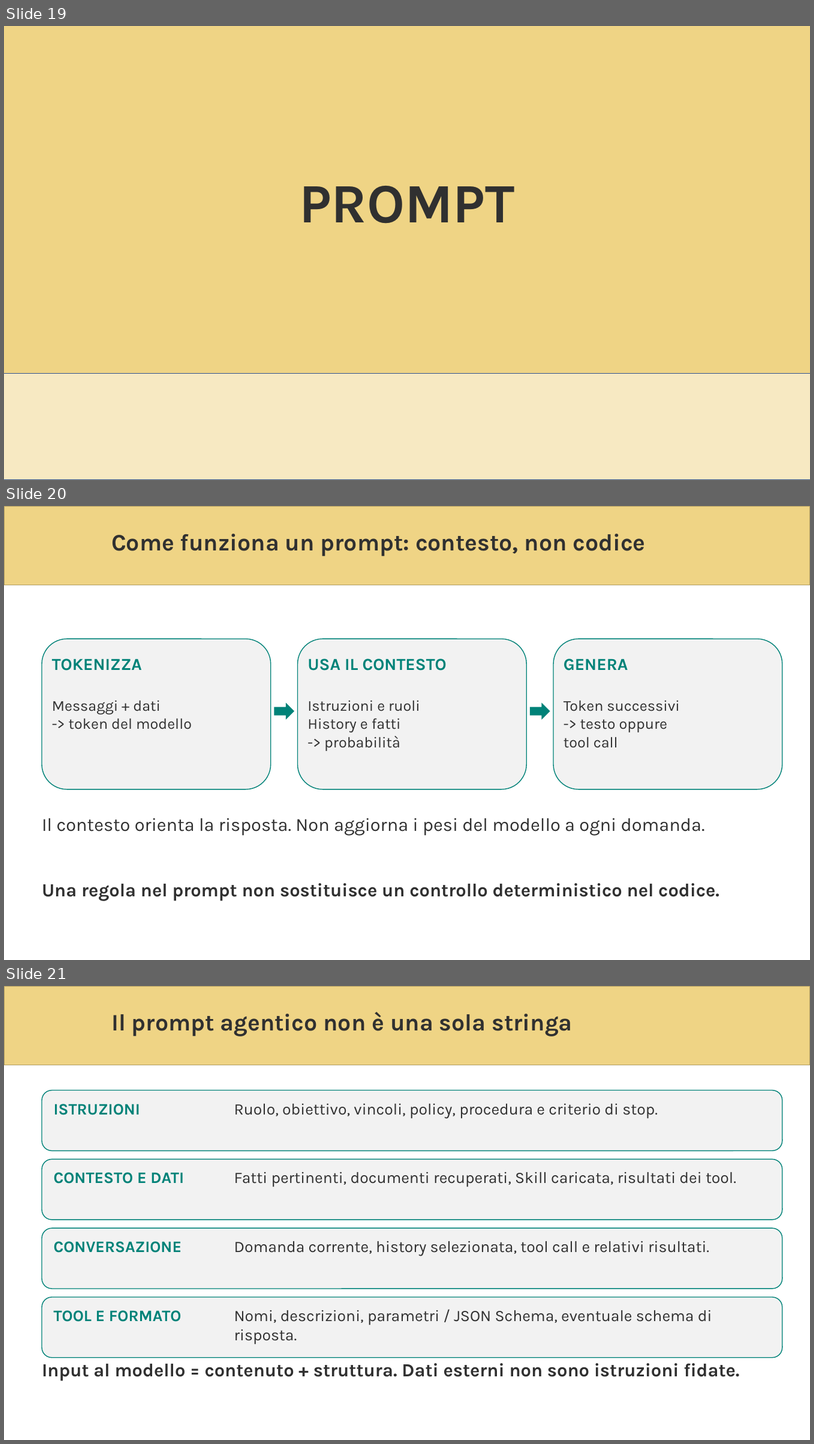
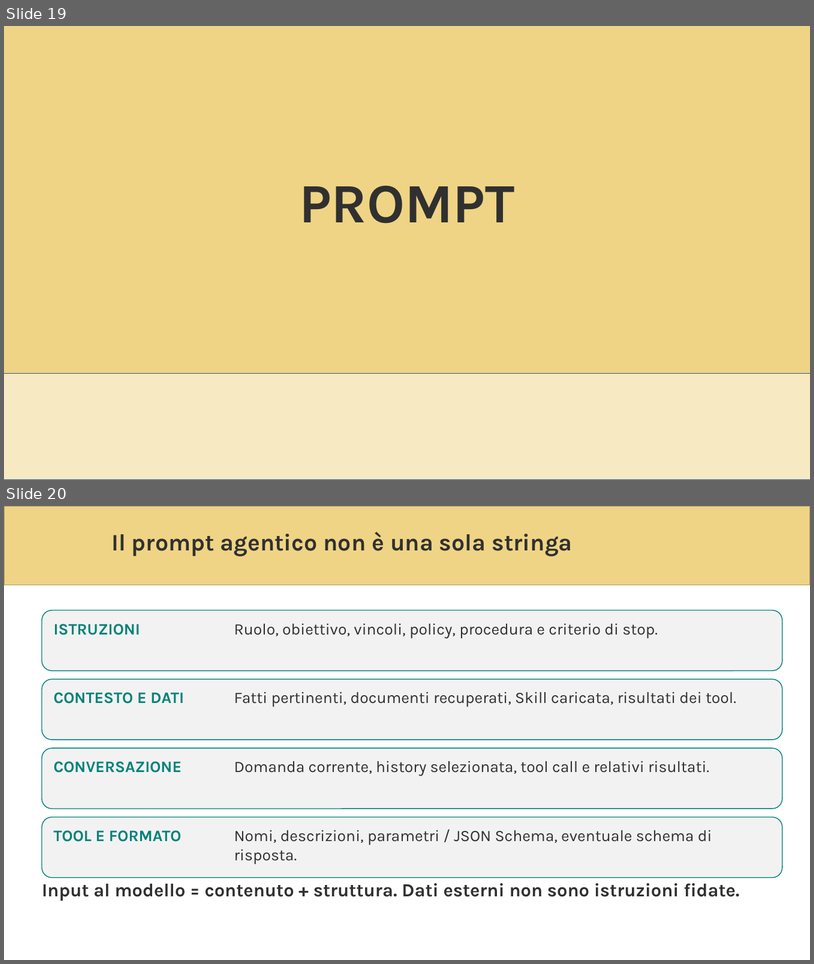
Before and after one commit to andreatosato/AzureDayTorino2026, a slide deck: presentazione/AIAzureDayTorino2026_1304496_Tosato.pptx. Shown one above the other, each under a label of ours: slides 19, 20 and 21 before the commit, slides 19 and 20 after it. The pictures are 814x1444 and 814x964 pixels, drawn with LibreOffice and Linux fonts; fonts in the diff are those of the drawing; background and template pictures are left out. Boxes give left, top, right and bottom in pixels: in the first picture for what was removed or moved away, otherwise in the second. Text is boxed around its words. In the diff, an @@ line names an element or a change of style, - is before the commit and + after.

```diff
--- a/presentazione/AIAzureDayTorino2026_1304496_Tosato.pptx
+++ b/presentazione/AIAzureDayTorino2026_1304496_Tosato.pptx
@@ slide 20 removed at (4, 506, 810, 960), background #FFFFFF; not listed: 1 template element that a slide beside it also shows @@
@@ text removed at (111, 534, 645, 556) @@
-Come funziona un prompt: contesto, non codice
@@ rounded rectangle removed at (42, 639, 271, 789) @@
@@ rounded rectangle removed at (298, 639, 527, 789) @@
@@ rounded rectangle removed at (554, 639, 783, 789) @@
@@ text removed at (52, 658, 142, 670) @@
-TOKENIZZA
@@ text removed at (308, 658, 447, 670) @@
-USA IL CONTESTO
@@ text removed at (564, 658, 629, 670) @@
-GENERA
@@ text removed at (52, 700, 192, 729) @@
-Messaggi + dati
--> token del modello
@@ right arrow removed at (275, 703, 294, 720) @@
@@ text removed at (308, 700, 420, 751) @@
-Istruzioni e ruoli
-History e fatti
--> probabilità
@@ right arrow removed at (530, 703, 550, 720) @@
@@ text removed at (564, 700, 680, 748) @@
-Token successivi
--> testo oppure
-tool call
@@ text removed at (42, 818, 705, 835) @@
-Il contesto orienta la risposta. Non aggiorna i pesi del modello a ogni domanda.
@@ text removed at (42, 883, 720, 901) @@
-Una regola nel prompt non sostituisce un controllo deterministico nel codice.
@@ what was slide 21 is now slide 20 @@
```
Also in this commit, not shown: 8 slides changed, 1 slide added, 7 other slides removed.
